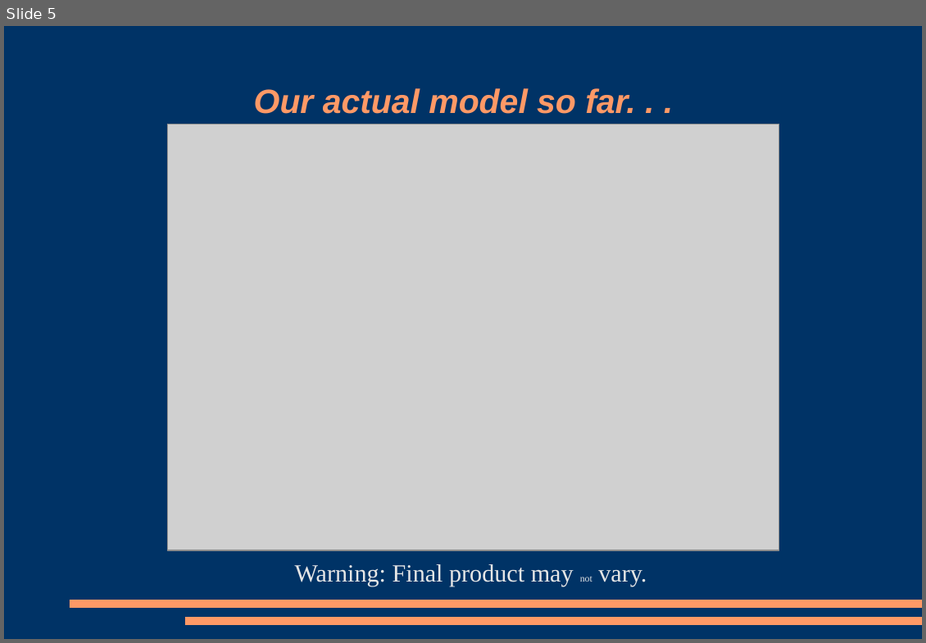
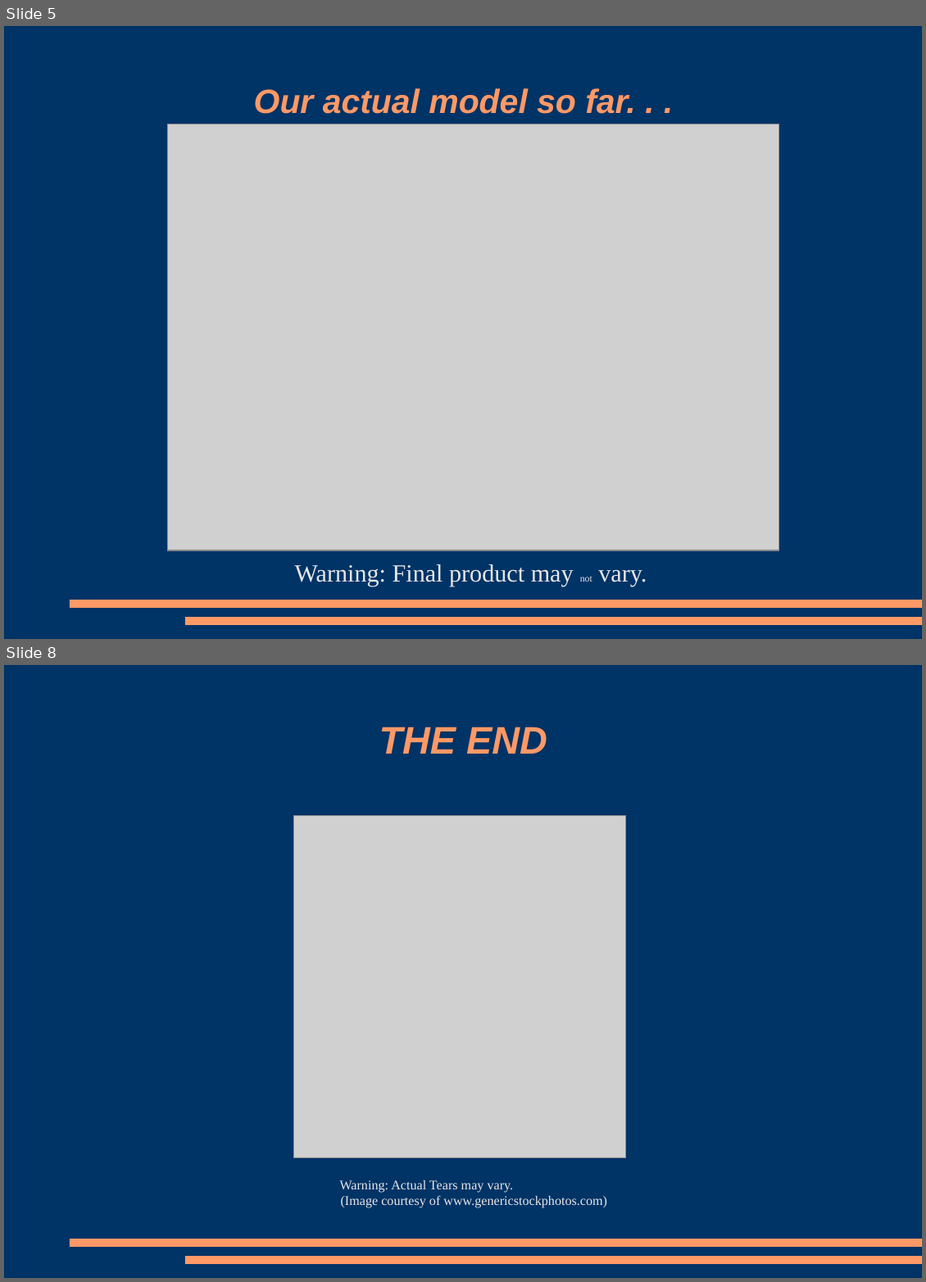
Before and after one commit to OmegaSheep/307project, a slide deck: Presentation.odp. Shown one above the other, each under a label of ours: slide 5 before the commit, slides 5 and 8 after it; the slides between them are not shown. The pictures are 926x643 and 926x1282 pixels, drawn with LibreOffice and Linux fonts; fonts in the diff are those of the drawing; grey boxes stand for pictures. Boxes give left, top, right and bottom in pixels: in the first picture for what was removed or moved away, otherwise in the second. Text is boxed around its words. In the diff, an @@ line names an element or a change of style, - is before the commit and + after.

```diff
--- a/Presentation.odp
+++ b/Presentation.odp
@@ slide 8 added at (4,665,922,1278), background #003366; not listed: 2 template elements that a slide beside it also shows @@
@@ title added at (380,726,548,754), 32 pt, text #FF9966, bold, italic @@
+THE END
@@ picture added at (294,815,626,1158) @@
@@ text added at (340,1179,608,1208), 11 pt, text #E6E6E6 @@
+Warning: Actual Tears may vary.
+(Image courtesy of www.genericstockphotos.com)
```
Also in this commit, not shown: 4 slides changed, 1 other file.
